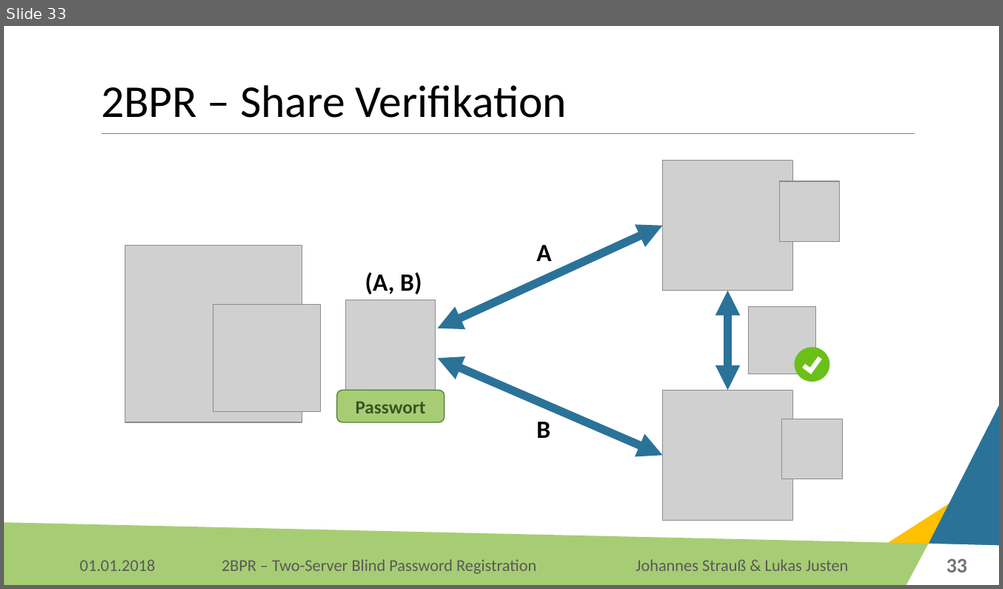
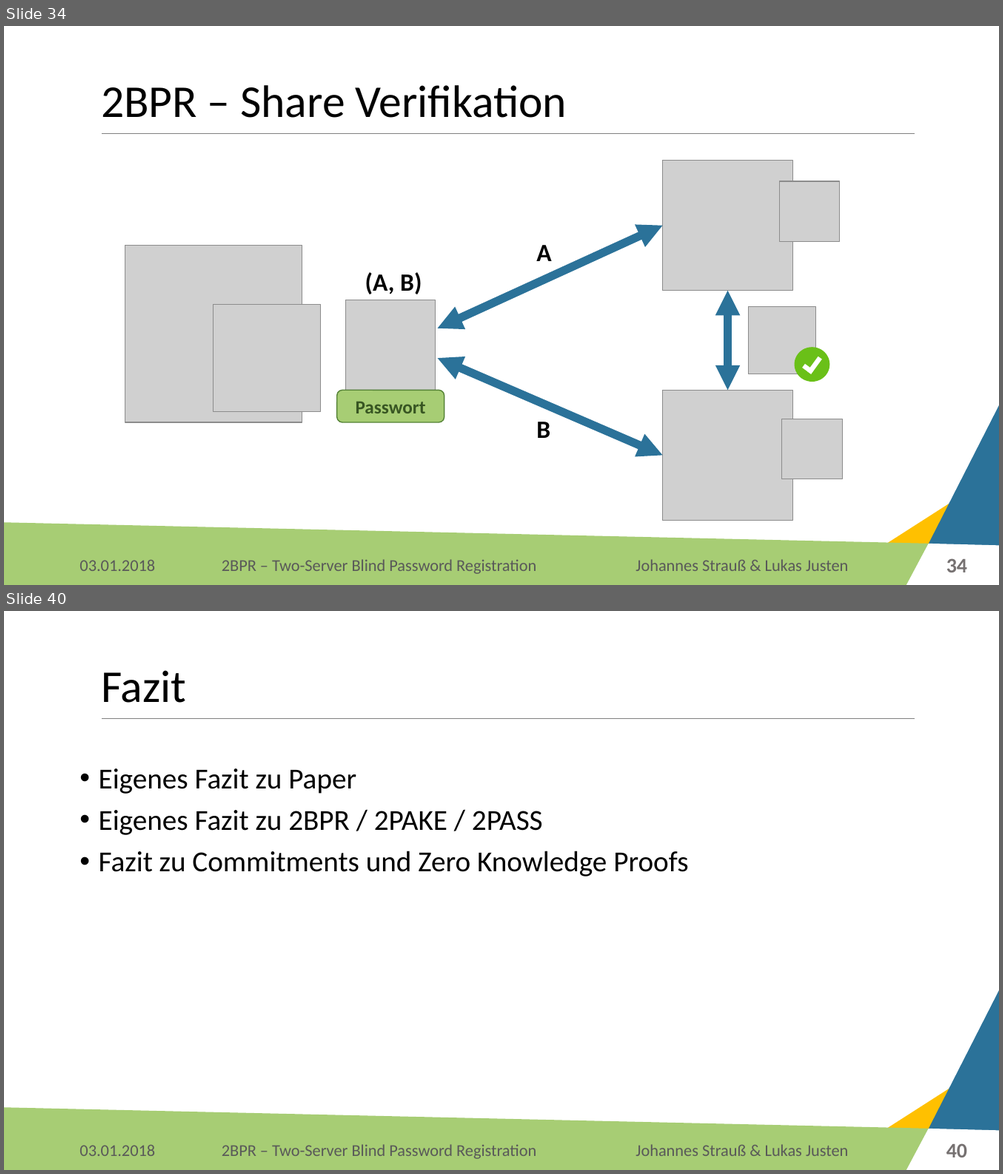
Before and after one commit to Lukas-Justen/IT-Security-2BPR, a slide deck: 2BPR.pptx. Shown one above the other, each under a label of ours: slide 33 before the commit, slides 34 and 40 after it; the slides between them are not shown. The pictures are 1003x589 and 1003x1174 pixels, drawn with LibreOffice and Linux fonts; fonts in the diff are those of the drawing; grey boxes stand for pictures; background and template pictures are left out. Boxes give left, top, right and bottom in pixels: in the first picture for what was removed or moved away, otherwise in the second. Text is boxed around its words. In the diff, an @@ line names an element or a change of style, - is before the commit and + after.

```diff
--- a/2BPR.pptx
+++ b/2BPR.pptx
@@ slide 40 added at (4,611,999,1170), background #FFFFFF; not listed: 6 template elements that a slide beside it also shows @@
@@ title added at (101,670,186,703), 44 pt, text #000000 @@
+Fazit
@@ text added at (99,769,688,877), 28 pt, text #000000 @@
+• Eigenes Fazit zu Paper
+• Eigenes Fazit zu 2BPR / 2PAKE / 2PASS
+• Fazit zu Commitments und Zero Knowledge Proofs
@@ text added at (79,1145,155,1156), 16 pt, text #595959 @@
+03.01.2018
@@ text added at (635,1145,848,1156), 16 pt, text #595959 @@
+Johannes Strauß & Lukas Justen
@@ page number added at (946,1144,967,1158), 20 pt, text #767171, bold @@
+40
@@ what was slide 33 is now slide 34 @@
@@ slide 34 changed as well @@
@@ text at (79,560,155,571): text changed @@
-01.01.2018
+03.01.2018
@@ page number at (946,559,967,573): text changed @@
-33
+34
```
Also in this commit, not shown: 35 other slides changed, 6 other slides added, 1 other file.
